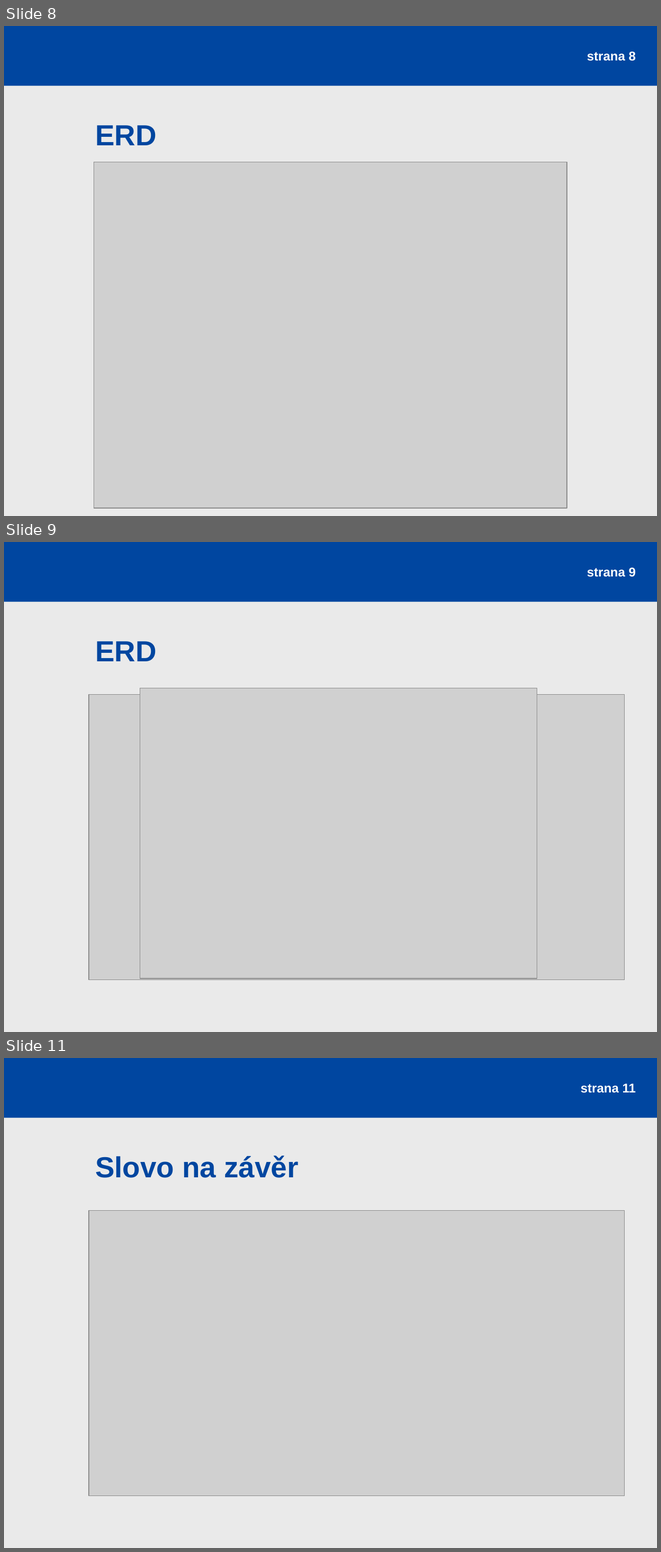
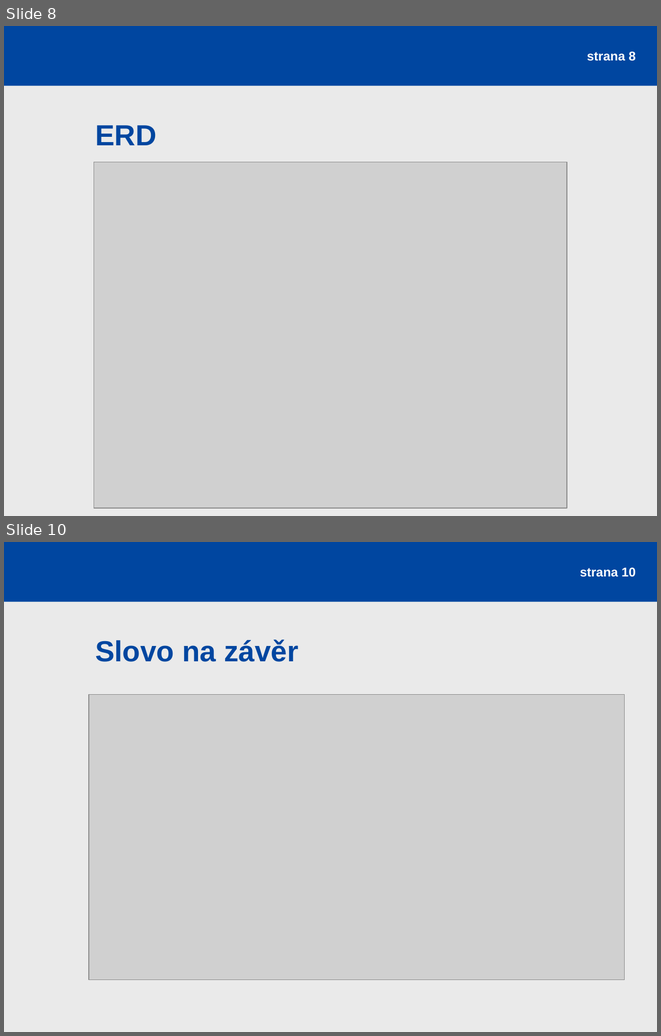
Before and after one commit to rajzik/databaze, a slide deck: prezentace.ppt. Shown one above the other, each under a label of ours: slides 8, 9 and 11 before the commit, slides 8 and 10 after it; the slides between them are not shown. The pictures are 661x1552 and 661x1036 pixels, drawn with LibreOffice and Linux fonts; fonts in the diff are those of the drawing; grey boxes stand for pictures. Boxes give left, top, right and bottom in pixels: in the first picture for what was removed or moved away, otherwise in the second. Text is boxed around its words. In the diff, an @@ line names an element or a change of style, - is before the commit and + after.

```diff
--- a/prezentace.ppt
+++ b/prezentace.ppt
@@ slide 9 removed at [4,542,657,1032], background #EAEAEA; not listed: 1 template element that a slide beside it also shows @@
@@ page number removed at [587,567,636,577] @@
-strana 9
@@ title removed at [95,641,157,661] @@
-ERD
@@ picture removed at [89,694,624,979] @@
@@ picture removed at [140,688,538,978] @@
@@ what was slide 11 is now slide 10 @@
@@ page number at [580,567,636,577]: text changed @@
-strana 11
+strana 10
```
Also in this commit, not shown: 1 slide changed, 1 slide added, 1 other slide removed.
